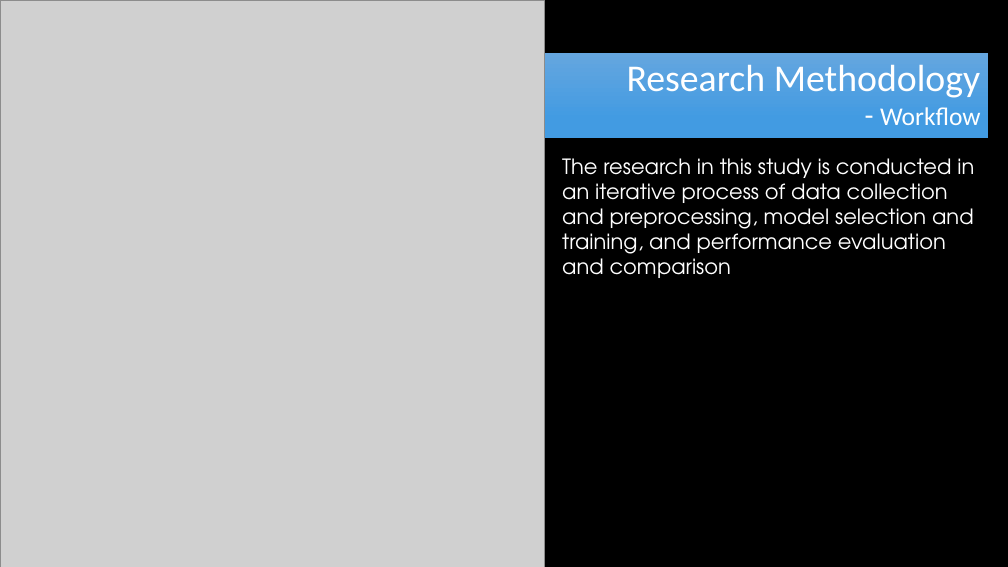
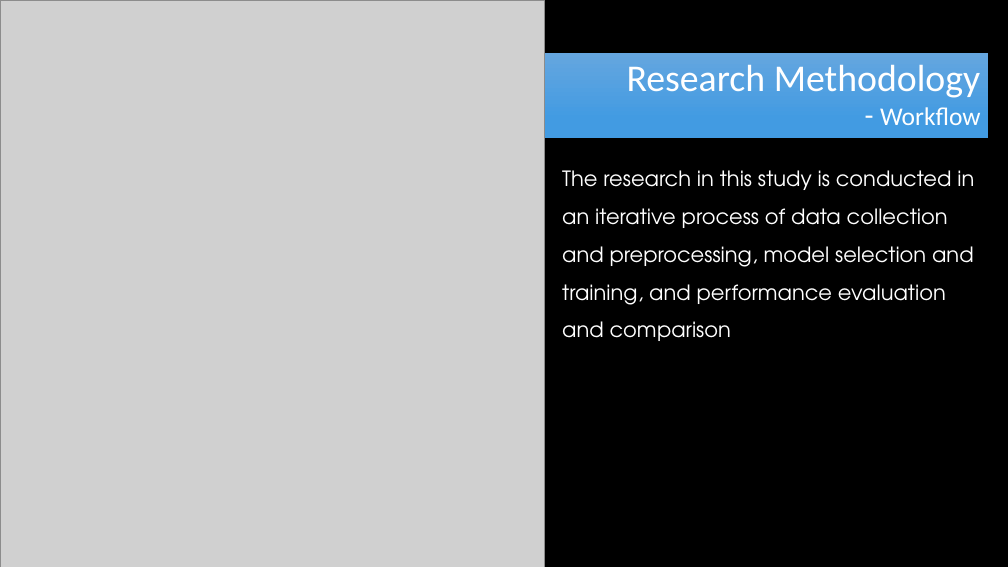
Before and after one commit to RayGone/Thesis, a slide deck: slide 16 of Main Thesis/Thesis Defense Presentation.pptx. Drawn at 1008x567 pixels with LibreOffice and Linux fonts; fonts in the diff are those of the drawing; grey boxes stand for pictures; background and template pictures are left out. Boxes give left, top, right and bottom in pixels: in the first picture for what was removed or moved away, otherwise in the second. Text is boxed around its words. In the diff, an @@ line names an element or a change of style, - is before the commit and + after.

```diff
--- a/Main Thesis/Thesis Defense Presentation.pptx
+++ b/Main Thesis/Thesis Defense Presentation.pptx
@@ text "The research in this study ..." at [562,170,974,341]: line spacing 1 to 1.5 @@
```
Also in this commit, not shown: 16 other slides changed, 3 slides added, 2 other files.
